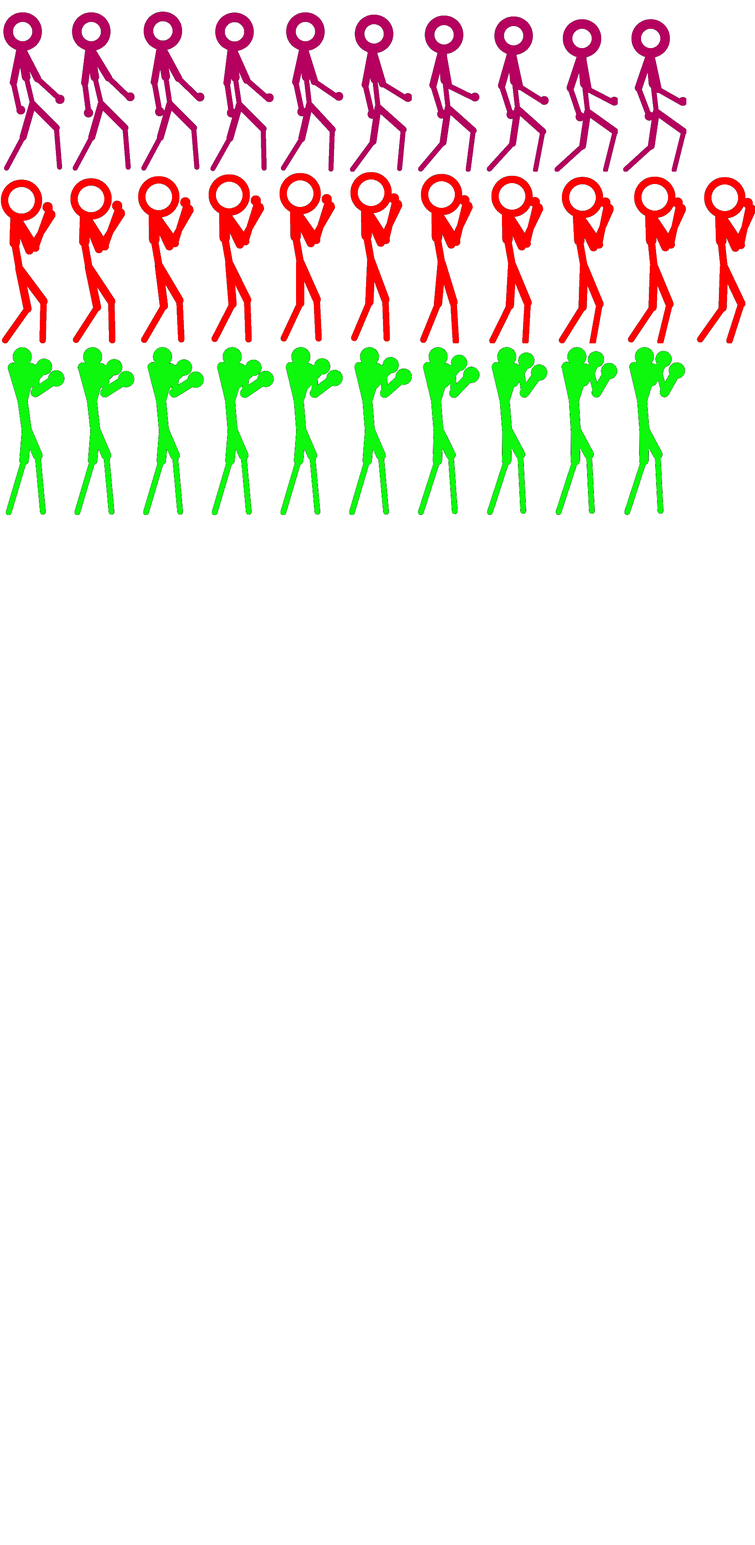
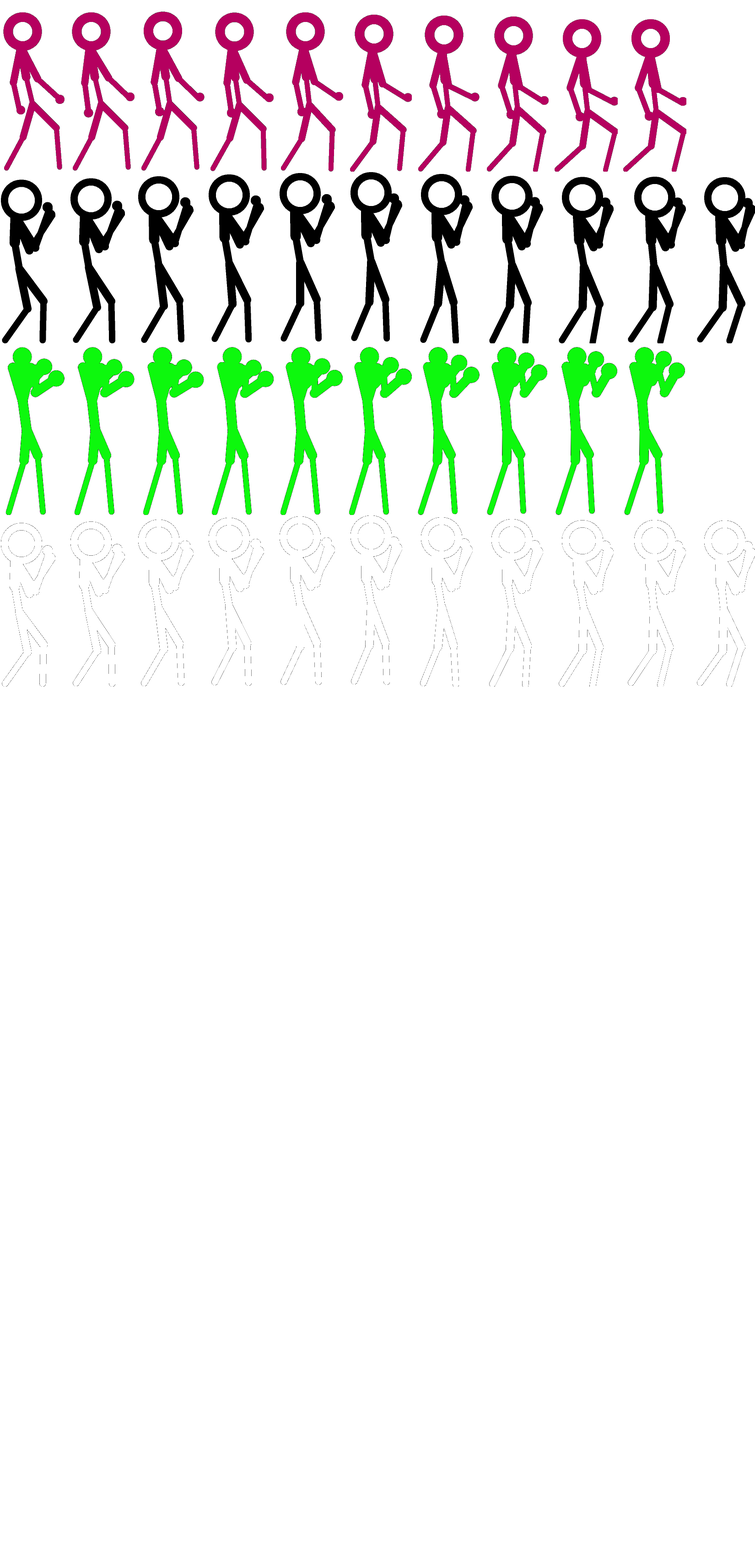
Layer changes from the first w=755, h=1545 image to the second:
added layer "standing_bioly.png" above "players.png" over (0, 515, 755, 687)
painted on "players.png" over (0, 172, 755, 344)
